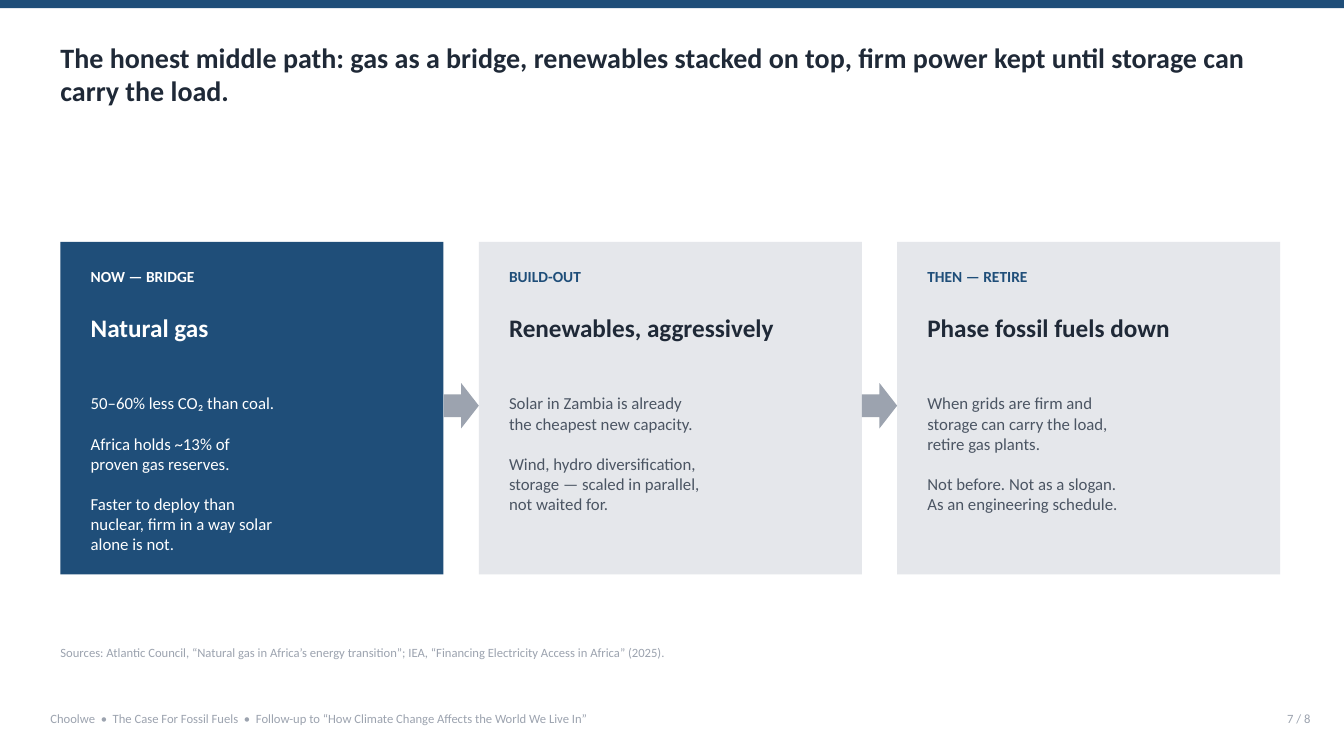
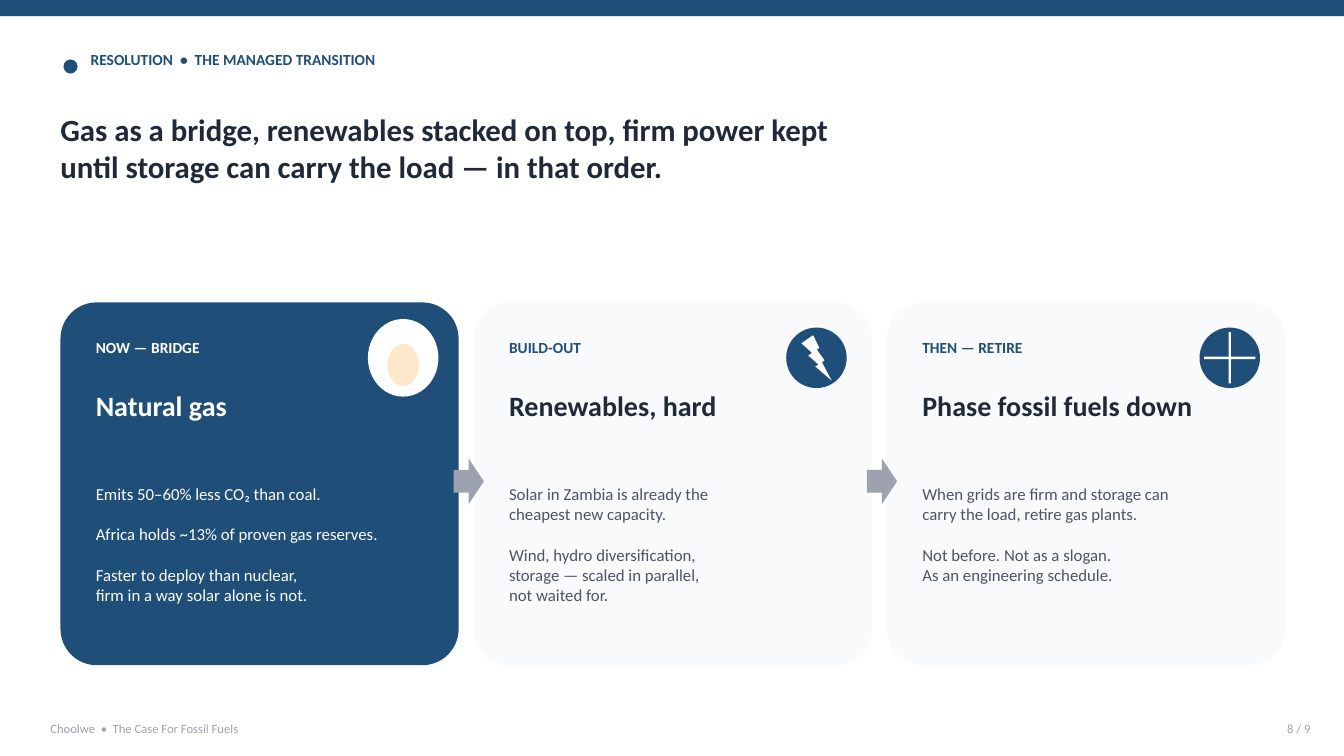
Before and after one commit to ccheelo-cmd/Fossil-fuels, a slide deck: slide 8 of deliverable/case-for-fossil-fuels.pptx (slide 7 before the commit). Drawn at 1344x756 pixels with LibreOffice and Linux fonts; fonts in the diff are those of the drawing. Boxes give left, top, right and bottom in pixels: in the first picture for what was removed or moved away, otherwise in the second. Text is boxed around its words. In the diff, an @@ line names an element or a change of style, - is before the commit and + after.

Commit message:
v2: richer visual design
- Two-accent palette (blue = path forward, amber = stakes) used thematically
- Replaced bar charts with isotype/waffle/donut visualisations
- Added bridge slide: energy-per-capita vs life-expectancy (Hans Rosling style)
- Moved per-slide source captions to dedicated Sources appendix slide
- Added icons, coloured cards, side-rails, soft-wash backgrounds
- Built interactive HTML version with Plotly charts and keyboard nav
- README updated with two-deliverable layout and richer slide map

```diff
--- a/deliverable/case-for-fossil-fuels.pptx
+++ b/deliverable/case-for-fossil-fuels.pptx
@@ rectangle: place and size @@
-rectangle at <box>0,0,1344,8</box>
+rectangle at <box>0,0,1344,16</box>
@@ ellipse added at <box>64,59,78,74</box>, fill #1F4E79 @@
@@ text added at <box>91,55,376,65</box>, 11 pt, text #1F4E79, bold @@
+RESOLUTION • THE MANAGED TRANSITION
@@ text at <box>60,119,827,184</box>: text changed; size 20 to 22 pt @@
-The honest middle path: gas as a bridge, renewables stacked on top, firm power kept until storage can carry the load.
+Gas as a bridge, renewables stacked on top, firm power kept
+until storage can carry the load — in that order.
@@ rectangle removed at <box>60,242,444,575</box> @@
@@ rectangle removed at <box>479,242,862,575</box> @@
@@ rectangle removed at <box>897,242,1280,575</box> @@
@@ rounded rectangle added at <box>60,302,459,665</box>, fill #1F4E79 @@
@@ ellipse added at <box>368,320,439,397</box>, fill #FFFFFF @@
@@ rounded rectangle added at <box>474,302,872,665</box>, fill #F9FAFB @@
@@ ellipse added at <box>786,328,847,388</box>, fill #1F4E79 @@
@@ rounded rectangle added at <box>887,302,1286,665</box>, fill #F9FAFB @@
@@ ellipse added at <box>1200,328,1260,388</box>, fill #1F4E79 @@
@@ text "NOW — BRIDGE": place and size @@
-text "NOW — BRIDGE" at <box>91,272,194,282</box>
+text "NOW — BRIDGE" at <box>96,343,199,353</box>
@@ ellipse added at <box>387,344,419,386</box>, fill #FDE8CC @@
@@ text "BUILD-OUT": place and size @@
-text "BUILD-OUT" at <box>509,272,581,282</box>
+text "BUILD-OUT" at <box>509,343,581,353</box>
@@ lightning bolt added at <box>802,336,832,381</box>, fill #FFFFFF @@
@@ text "THEN — RETIRE": place and size @@
-text "THEN — RETIRE" at <box>927,272,1027,282</box>
+text "THEN — RETIRE" at <box>922,343,1022,353</box>
@@ rectangle added at <box>1205,357,1256,359</box>, fill #FFFFFF @@
@@ rectangle added at <box>1229,332,1231,383</box>, fill #FFFFFF @@
@@ text "Natural gas" at <box>96,396,227,421</box>: size 18 to 20 pt @@
@@ text "Natural gas": place and size @@
-text "Natural gas" at <box>91,319,208,342</box>
+text "Natural gas" at <box>96,396,227,421</box>
@@ text "Phase fossil fuels down": place and size @@
-text "Phase fossil fuels down" at <box>927,319,1169,337</box>
+text "Phase fossil fuels down" at <box>922,396,1192,417</box>
@@ text "Phase fossil fuels down" at <box>922,396,1192,417</box>: size 18 to 20 pt @@
@@ text at <box>509,396,717,420</box>: text changed; size 18 to 20 pt @@
-Renewables, aggressively
+Renewables, hard
@@ right arrow: place and size @@
-right arrow at <box>444,383,479,429</box>
+right arrow at <box>454,459,484,504</box>
@@ right arrow: place and size @@
-right arrow at <box>862,383,897,429</box>
+right arrow at <box>867,459,897,504</box>
@@ text at <box>96,488,377,604</box>: text changed @@
-50–60% less CO₂ than coal.
-Africa holds ~13% of
-proven gas reserves.
-Faster to deploy than
-nuclear, firm in a way solar
-alone is not.
+Emits 50–60% less CO₂ than coal.
+Africa holds ~13% of proven gas reserves.
+Faster to deploy than nuclear,
+firm in a way solar alone is not.
@@ text "Solar in Zambia is already ..." rewrapped from <box>509,397,699,510</box> to <box>509,488,708,601</box> @@
@@ text "When grids are firm and ..." rewrapped from <box>927,397,1118,513</box> to <box>922,488,1169,584</box> @@
@@ text removed at <box>60,648,664,659</box> @@
-Sources: Atlantic Council, “Natural gas in Africa’s energy transition”; IEA, “Financing Electricity Access in Africa” (2025).
@@ text at <box>50,724,238,733</box>: text changed @@
-Choolwe • The Case For Fossil Fuels • Follow-up to “How Climate Change Affects the World We Live In”
+Choolwe • The Case For Fossil Fuels
@@ text at <box>1287,724,1310,733</box>: text changed @@
-7 / 8
+8 / 9
```
Also in this commit, not shown: 5 other slides changed, 3 slides added, 2 slides removed, 13 other files.
